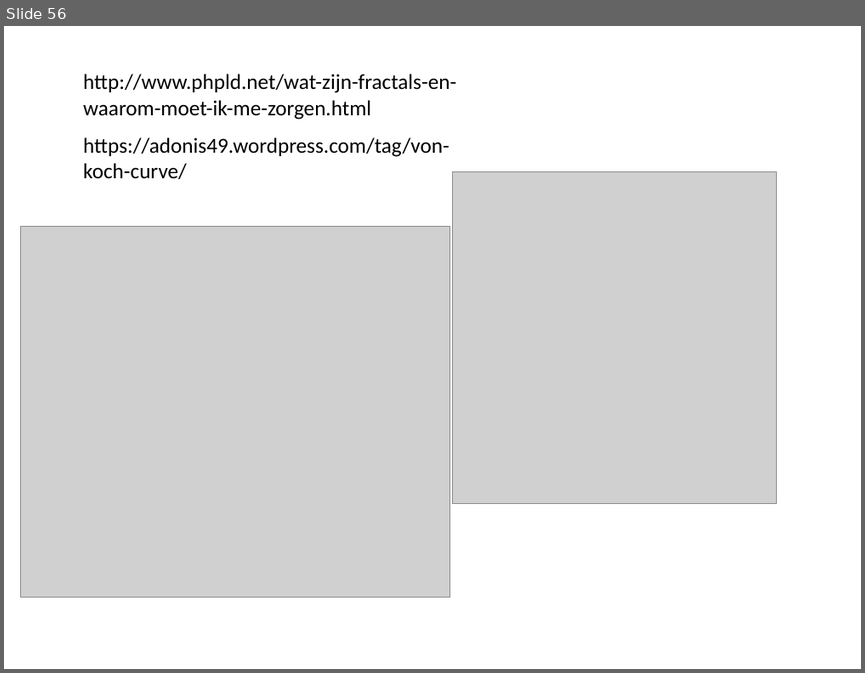
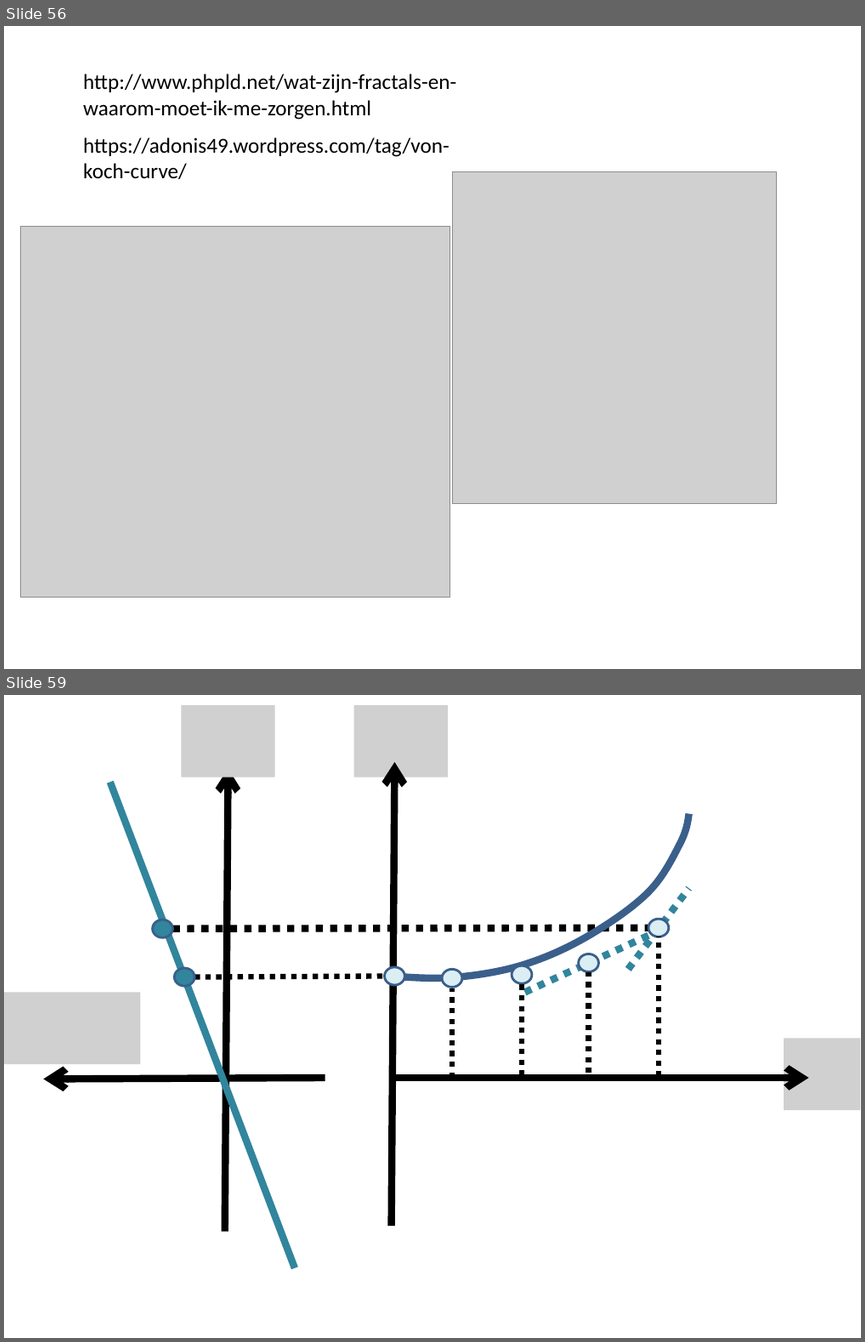
Before and after one commit to sophiahenckell/HIWI_Computersimulation, a slide deck: Bilder.pptx. Shown one above the other, each under a label of ours: slide 56 before the commit, slides 56 and 59 after it; the slides between them are not shown. The pictures are 865x673 and 865x1342 pixels, drawn with LibreOffice and Linux fonts; fonts in the diff are those of the drawing; grey boxes stand for pictures. Boxes give left, top, right and bottom in pixels: in the first picture for what was removed or moved away, otherwise in the second. Text is boxed around its words. In the diff, an @@ line names an element or a change of style, - is before the commit and + after.

```diff
--- a/Bilder.pptx
+++ b/Bilder.pptx
@@ slide 59 added at <box>4,695,861,1338</box>, background #FFFFFF @@
@@ picture added at <box>182,705,275,777</box> @@
@@ picture added at <box>353,705,447,777</box> @@
@@ arrow added from (225, 1231) to (228, 769), #000000 6 pt @@
@@ arrow added from (392, 1225) to (395, 762), #000000 6 pt @@
@@ line added from (295, 1267) to (110, 782), #31859C 6 pt @@
@@ freeform shape added at <box>394,814,688,979</box>, outline #3A5F8C 6 pt @@
@@ line added from (628, 970) to (688, 888), #31859C 6 pt dashed @@
@@ ellipse added at <box>152,919,173,937</box>, fill #31859C, outline #3A5F8C 2 pt @@
@@ ellipse added at <box>648,919,669,936</box>, fill #DBEEF4, outline #3A5F8C 2 pt @@
@@ line added from (173, 929) to (648, 928), #000000 6 pt dashed @@
@@ line added from (525, 993) to (651, 934), #31859C 6 pt dashed @@
@@ line added from (658, 1077) to (658, 936), #000000 4.5 pt dashed @@
@@ ellipse added at <box>175,969,195,987</box>, fill #31859C, outline #3A5F8C 2 pt @@
@@ ellipse added at <box>385,967,405,985</box>, fill #DBEEF4, outline #3A5F8C 2 pt @@
@@ ellipse added at <box>442,970,462,987</box>, fill #DBEEF4, outline #3A5F8C 2 pt @@
@@ ellipse added at <box>511,966,532,984</box>, fill #DBEEF4, outline #3A5F8C 2 pt @@
@@ ellipse added at <box>578,953,599,972</box>, fill #DBEEF4, outline #3A5F8C 2 pt @@
@@ line added from (588, 1073) to (588, 972), #000000 4.5 pt dashed @@
@@ picture added at <box>4,993,140,1064</box> @@
@@ line added from (194, 977) to (385, 976), #000000 4.5 pt dashed @@
@@ line added from (452, 1077) to (452, 988), #000000 4.5 pt dashed @@
@@ line added from (522, 1076) to (522, 984), #000000 4.5 pt dashed @@
@@ picture added at <box>783,1038,861,1110</box> @@
@@ arrow added from (325, 1077) to (43, 1079), #000000 6 pt @@
@@ arrow added from (392, 1077) to (809, 1077), #000000 6 pt @@
```
Also in this commit, not shown: 1 slide changed, 10 other slides added, 5 other files.
